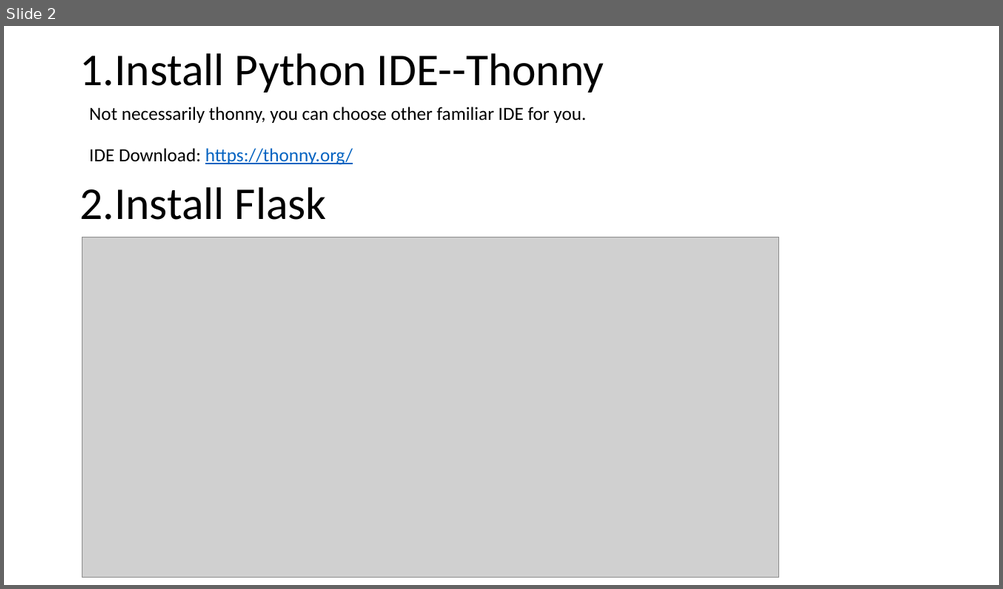
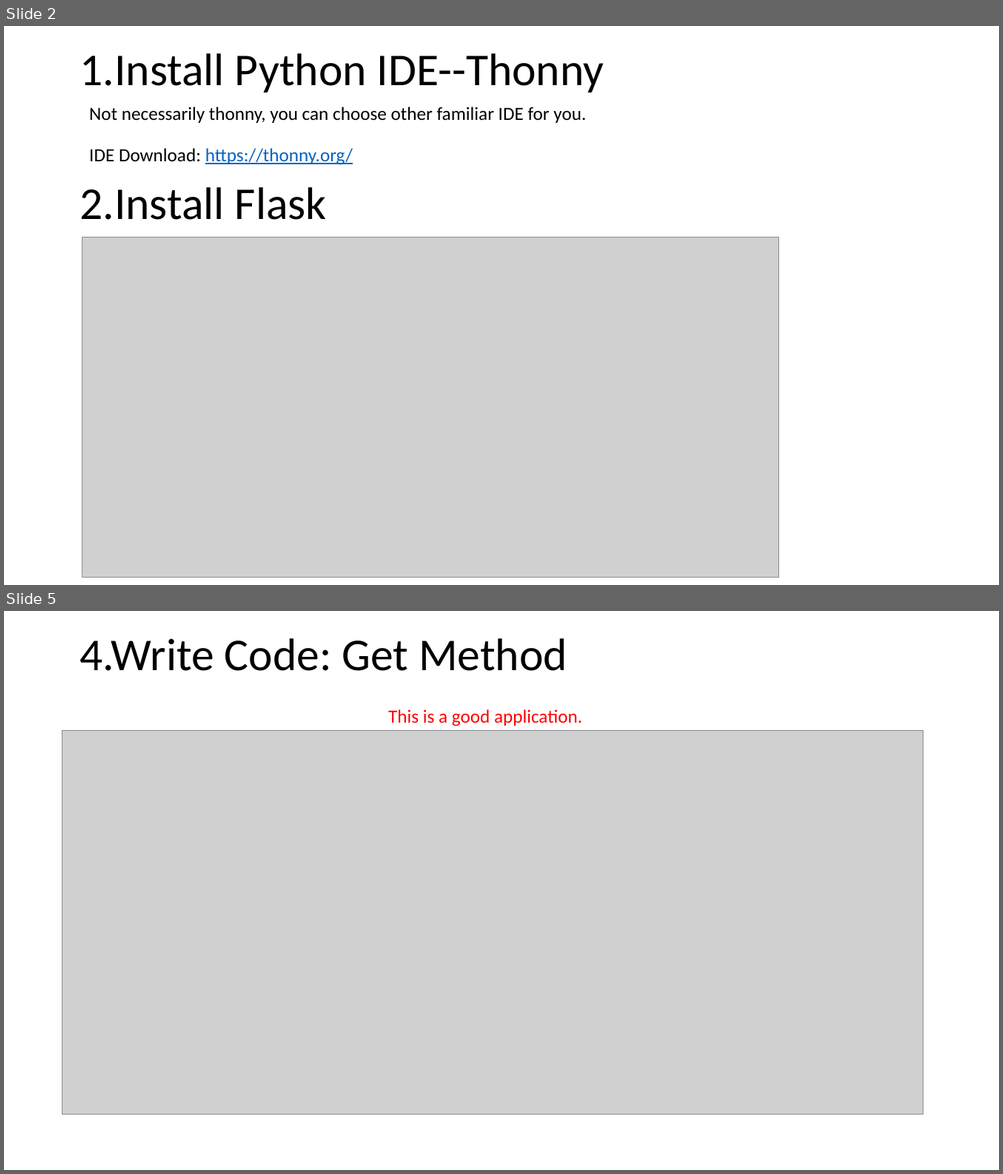
Before and after one commit to Chen-Wi-Ki/FlaskServerTeach, a slide deck: PythonFlask/Teach.pptx. Shown one above the other, each under a label of ours: slide 2 before the commit, slides 2 and 5 after it; the slides between them are not shown. The pictures are 1003x589 and 1003x1174 pixels, drawn with LibreOffice and Linux fonts; fonts in the diff are those of the drawing; grey boxes stand for pictures. Boxes give left, top, right and bottom in pixels: in the first picture for what was removed or moved away, otherwise in the second. Text is boxed around its words. In the diff, an @@ line names an element or a change of style, - is before the commit and + after.

Commit message:
GET Method

```diff
--- a/PythonFlask/Teach.pptx
+++ b/PythonFlask/Teach.pptx
@@ slide 5 added at [4, 611, 999, 1170], background #FFFFFF @@
@@ title added at [79, 638, 567, 671], 44 pt, text #000000 @@
+4.Write Code: Get Method
@@ text added at [388, 709, 582, 726], 18 pt, text #FF0000 @@
+This is a good application.
@@ picture added at [62, 731, 923, 1115] @@
```
Also in this commit, not shown: 1 slide changed, 1 other slide added, 1 other file.
